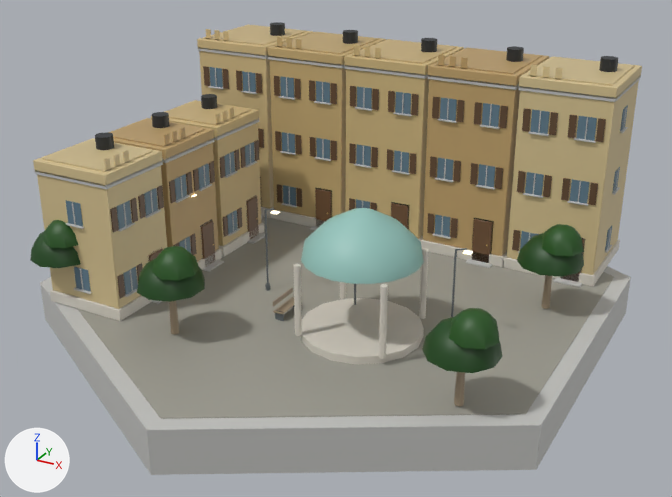
Two versions of the glTF model native/godot/assets/art/blender/residential_arab.glb, one commit apart.
Camera for both pictures: a camera (50 mm lens) standing at (16.9, -30.7, 16.9) and looking at (0.3, -0.7, 1.9). The axes (+X, +Y, +Z) are drawn at lower left. The lights are the same throughout. The first picture is the older version. Vertices at exactly the same position are counted once.

The first picture shows 'copper', 'glass', 'leaf', 'paint', 'pavers', 'plaster', 'steel_dark', 'stone', 'wall_concrete', 'wood' and 2 more.
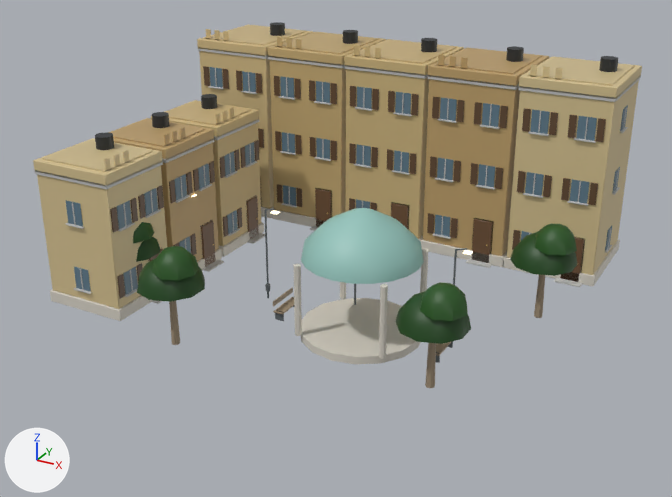
Pixel boxes [x1, y1, x2, y2] of what changed, in the pictures (672 x 497 px; the box of a moved part takes in the faces that stretch with it):
'pavers', deleted: before [78, 217, 614, 419]
'wall_concrete', reshaped (40% shorter): before [35, 47, 641, 475]; after [35, 47, 641, 304]
'leaf', reshaped: before [30, 220, 584, 373]; after [133, 222, 577, 344]
'wood', reshaped: before [110, 66, 606, 407]; after [110, 66, 606, 388]
part 1 of me_leaf, moved or reshaped: before [422, 317, 503, 373]; after [396, 292, 471, 344]
part 2 of me_leaf, moved or reshaped: before [449, 308, 500, 349]; after [420, 282, 468, 321]
part 3 of me_leaf, moved or reshaped: before [517, 233, 584, 277]; after [510, 232, 577, 276]
part 4 of me_leaf, moved or reshaped: before [542, 224, 584, 256]; after [535, 224, 577, 255]
part 5 of me_leaf, moved or reshaped: before [30, 232, 81, 268]; after [136, 237, 160, 262]
part 6 of me_leaf, moved or reshaped: before [43, 220, 78, 248]; after [133, 222, 154, 244]
part 7 of me_steel_dark, moved or reshaped: before [264, 210, 269, 284]; after [264, 210, 269, 298]
part 8 of me_steel_dark, moved or reshaped (mostly hidden): before [451, 250, 457, 317]; after [453, 250, 457, 285]
part 9 of me_wall_concrete, deleted: before [40, 266, 631, 475]
part 10 of me_wood, moved or reshaped: before [454, 372, 465, 407]; after [425, 343, 436, 388]
part 11 of me_wood, moved or reshaped: before [541, 275, 552, 309]; after [534, 275, 545, 318]
part 12 of me_wood, moved or reshaped: before [169, 301, 180, 334]; after [169, 301, 180, 345]

Diff of the bpy script that builds the scene:
```diff
--- a/native/godot/assets/art/blender/residential_arab.glb.py
+++ b/native/godot/assets/art/blender/residential_arab.glb.py
@@ me_leaf @@
-me_leaf.from_pydata(...)  # 264 vertices, 440 faces; spans x -9.6..9.7, y -8.3..2.9, z 2.1..3.8
+me_leaf.from_pydata(...)  # 264 vertices, 440 faces; spans x -7.6..9.4, y -8.3..2.8, z 2.1..3.8
+# me_leaf part 1: the loose piece of 41 vertices spanning x 6.8..9.2, y -7.7..-5.1, z 2.1..3.3 is moved by (-1.5, 1.2, 0.0)
+# me_leaf part 2: the loose piece of 25 vertices spanning x 7.6..9.3, y -7.4..-5.8, z 2.9..3.8 is moved by (-1.5, 1.2, 0.0)
+# me_leaf part 3: the loose piece of 41 vertices spanning x 7.2..9.6, y 0.3..2.9, z 2.1..3.3 is moved by (-0.2, 0.0, 0.0)
+# me_leaf part 4: the loose piece of 25 vertices spanning x 8.0..9.7, y 0.6..2.2, z 2.9..3.8 is moved by (-0.2, 0.0, 0.0)
+# me_leaf part 5: the loose piece of 41 vertices spanning x -9.6..-7.2, y -8.1..-5.5, z 2.1..3.3 is moved by (1.9, 1.6, 0.0)
+# me_leaf part 6: the loose piece of 25 vertices spanning x -8.8..-7.1, y -7.9..-6.2, z 2.9..3.8 is moved by (1.9, 1.6, 0.0)
 me_leaf.materials.append(mat_leaf)
@@ me_steel_dark @@
-me_steel_dark.from_pydata(...)  # 184 vertices, 304 faces; spans x -6.1..6.41, y -4.23..-2.1, z 0.13..3.73
+me_steel_dark.from_pydata(...)  # 184 vertices, 304 faces; spans x -6.1..6.41, y -4.23..-2.1, z -0.25..3.73
+# me_steel_dark part 7: 6 of 184 vertices moved; they spanned x -2.03..-1.97, y -2.24..-2.16, z 0.13 and now span x -2.03..-1.97, y -2.24..-2.16, z -0.25; mean shift (0.0, 0.0, -0.38); largest move (-2.0, -2.16, 0.13) -> (-2.0, -2.16, -0.25)
+# me_steel_dark part 8: 6 of 184 vertices moved; they spanned x 5.97..6.03, y -2.24..-2.16, z 0.13 and now span x 5.97..6.03, y -2.24..-2.16, z -0.25; mean shift (0.0, 0.0, -0.38); largest move (6.0, -2.16, 0.13) -> (6.0, -2.16, -0.25)
+# other edits to the shape of me_steel_dark do not show in these pictures
 me_steel_dark.materials.append(mat_steel_dark)
@@ me_wall_concrete @@
-me_wall_concrete.from_pydata(...)  # 2828 vertices, 4980 faces; spans x -10.7..10.7, y -12.3..12.3, z -1.6..8.0
+me_wall_concrete.from_pydata(...)  # 2816 vertices, 4960 faces; spans x -10.0..9.6, y -7.3..8.8, z 0.1..8.0
+# me_wall_concrete part 9: the loose piece of 12 vertices spanning x -10.7..10.7, y -12.3..12.3, z -1.6..0.1 is deleted
 me_wall_concrete.materials.append(mat_wall_concrete)
@@ me_wood @@
-me_wood.from_pydata(...)  # 824 vertices, 1312 faces; spans x -9.6..9.2, y -7.2..4.5, z 0.1..7.1
+me_wood.from_pydata(...)  # 824 vertices, 1312 faces; spans x -9.6..9.2, y -7.2..4.5, z -0.2..7.1
+# me_wood part 10: the loose piece of 14 vertices spanning x 7.8..8.2, y -6.6..-6.2, z 0.2..2.5 is scaled about its middle by (1, 1, 1.2), then moved by (-1.5, 1.2, -0.2)
+# me_wood part 11: the loose piece of 14 vertices spanning x 8.2..8.6, y 1.4..1.8, z 0.2..2.5 is scaled about its middle by (1, 1, 1.2), then moved by (-0.2, 0.0, -0.2)
+# me_wood part 12
+for i in [736, 738, 740, 742, 744, 746, 748]: me_wood.vertices[i].co += Vector((0.0, 0.0, -0.5))
+# other edits to the shape of me_wood do not show in these pictures
 me_wood.materials.append(mat_wood)
@@ ob_pavers @@
-ob_pavers = bpy.data.objects.new('pavers', me_pavers)
```
